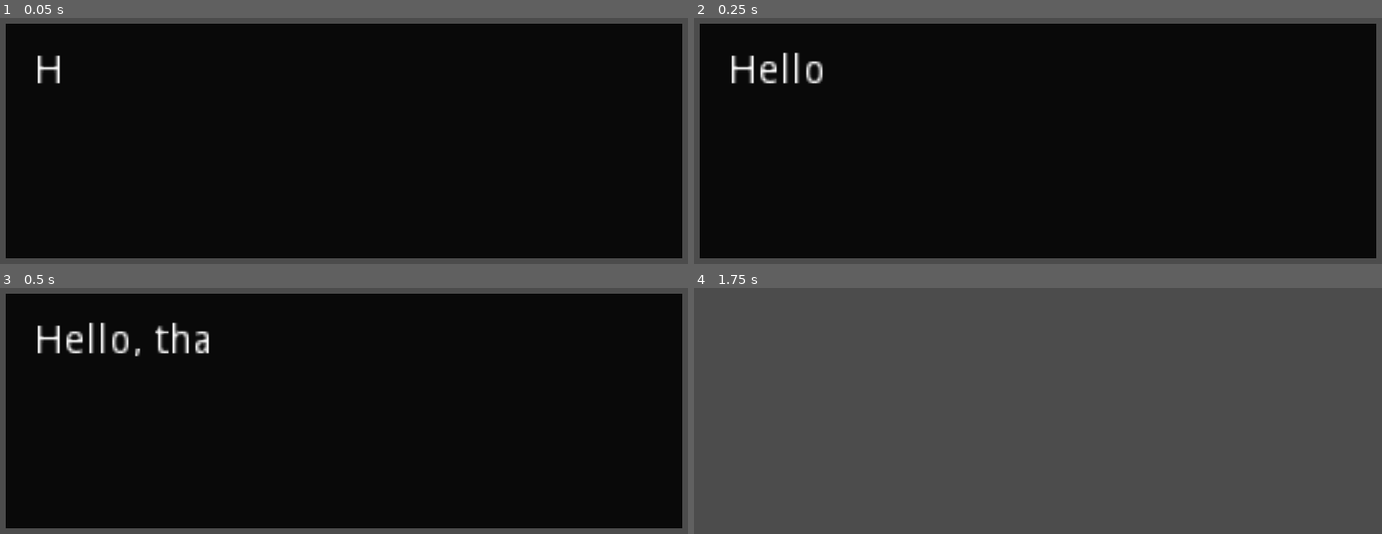
Above: before the commit, frames 1-4 (two rows, left to right).
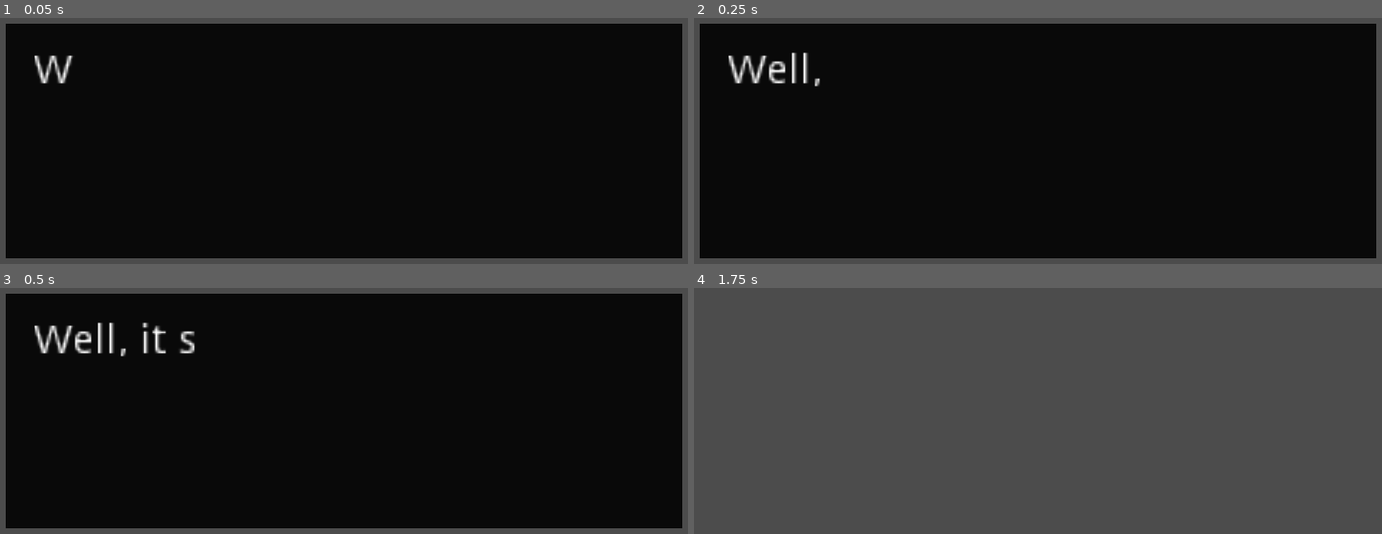
Above: after the commit, the same moments.

Repository: Natumia/Life-Sim-Name-Pending
Game: Godot game, scene res://System/Dialog.tscn
Two runs of this game, one before a commit and one after it. Both use one fixed random seed, a clock stepped at 60 frames per second and the inputs below. The project has no main scene, so this scene is started directly. The engine's default icon, where the game draws it, is replaced by a stand-in: a white triangle on a blue panel in a dark square.
Inputs:
- Up to frame 1 (0.05 s): no input
- Up to frame 2 (0.25 s): no input
- Up to frame 3 (0.5 s): no input
- Up to frame 4 (1.75 s): tap Enter (ui_accept) at 0.5, 1.35, 1.52 s; hold Up (ui_up) 0.53-1.28 s; hold Enter (ui_accept) 0.53-1.28 s; hold Down (ui_down) from 1.28 s (still down)

The runs differ from the first frame. In frame 1, 0.4% of the frame differs, in the area x 5-11%, y 15-27%; in frame 2, 1.1%; in frame 3, 1.8%, in the area x 5-31%, y 13-28%; in frame 4, nothing differs.

Commit message:
Worked on making the Dialog more modular, and allowing a simple yes or no question for flavor.

Diff:
--- a/System/Dialog.gd
+++ b/System/Dialog.gd
@@ -3,27 +3,70 @@
 onready var rich_text_label = $RichTextLabel
 onready var timer = $Timer
 onready var end_sprite = $EndSprite
+onready var question_box = $QuestionBox
+onready var selection_sprite = $QuestionBox/SelectionSprite
 
-var text := "Hello, thank you for watching and if you enjoy this, please subscribe!"
 var is_question := false
+var question_answer := true
+var confirm := ""
+var deny := ""
+
+func message(text):
+	rich_text_label.percent_visible = 0
+	rich_text_label.text = text
+	is_question = false
+	timer.start()
+
+func question(text, yes_reply, no_reply):
+	rich_text_label.percent_visible = 0
+	rich_text_label.text = text
+	is_question = true
+	confirm = yes_reply
+	deny = no_reply
+	timer.start()
 
 func _ready():
-	rich_text_label.text = text
-	timer.start()
+	message("Well, it seems I have built a basic Dialog system that supports a yes or no question. Nervous how entities will use it.")
 
 func _input(event):
 	if event.is_action_pressed("ui_accept"):
 		if rich_text_label.percent_visible < 1:
 			rich_text_label.percent_visible = 1
 			end_statement()
-		else:
-			self.queue_free()
+
+		elif is_question == false and rich_text_label.percent_visible == 1:
+			self.queue_free()\
+
+		elif is_question == true and question_box.visible == true and rich_text_label.percent_visible == 1:
+			if question_answer == true:
+				message(confirm)
+			else:
+				message(deny)
+			question_box.visible = false
+
+	if event.is_action_pressed("ui_down") and question_box.visible == true:
+		selection_sprite.position.y += 30
+		selection_state()
+	if event.is_action_pressed("ui_up") and question_box.visible == true:
+		selection_sprite.position.y -= 30
+		selection_state()
 
 func _on_Timer_timeout():
 	rich_text_label.visible_characters += 1
 	if rich_text_label.percent_visible == 1:
 		end_statement()
 
+func selection_state():
+	if int(selection_sprite.position.y) % 45 < 15:
+		selection_sprite.position.y = 45
+		question_answer = false
+	else:
+		selection_sprite.position.y = 15
+		question_answer = true
+
 func end_statement():
+	if is_question == true:
+		question_box.visible = true
+	else:
+		end_sprite.visible = true
 	timer.stop()
-	end_sprite.visible = true
--- a/System/Dialog.tscn
+++ b/System/Dialog.tscn
@@ -1,7 +1,15 @@
-[gd_scene load_steps=4 format=2]
+[gd_scene load_steps=5 format=2]
 
 [ext_resource path="res://icon.png" type="Texture" id=1]
 [ext_resource path="res://System/Dialog.gd" type="Script" id=2]
+
+[sub_resource type="SpriteFrames" id=2]
+animations = [ {
+"frames": [ ExtResource( 1 ) ],
+"loop": true,
+"name": "default",
+"speed": 5.0
+} ]
 
 [sub_resource type="SpriteFrames" id=1]
 animations = [ {
@@ -38,6 +46,43 @@
 text = "Well just checking how this works and if it works and what not?"
 scroll_active = false
 
+[node name="QuestionBox" type="Control" parent="."]
+visible = false
+anchor_left = 1.0
+anchor_right = 1.0
+margin_left = -40.0
+margin_top = -60.0
+__meta__ = {
+"_edit_group_": true
+}
+
+[node name="ColorRect" type="ColorRect" parent="QuestionBox"]
+anchor_right = 1.0
+anchor_bottom = 1.0
+color = Color( 0.0784314, 0.0784314, 0.0784314, 1 )
+
+[node name="RichTextLabel" type="RichTextLabel" parent="QuestionBox"]
+margin_right = 40.0
+margin_bottom = 30.0
+bbcode_enabled = true
+bbcode_text = "[right]Yes[/right]"
+text = "Yes"
+scroll_active = false
+
+[node name="RichTextLabel2" type="RichTextLabel" parent="QuestionBox"]
+margin_top = 30.0
+margin_right = 40.0
+margin_bottom = 60.0
+bbcode_enabled = true
+bbcode_text = "[right]No[/right]"
+text = "No"
+scroll_active = false
+
+[node name="SelectionSprite" type="AnimatedSprite" parent="QuestionBox"]
+position = Vector2( 9, 15 )
+scale = Vector2( 0.1875, 0.1875 )
+frames = SubResource( 2 )
+
 [node name="EndSprite" type="AnimatedSprite" parent="."]
 visible = false
 position = Vector2( 228.5, 74.5 )
